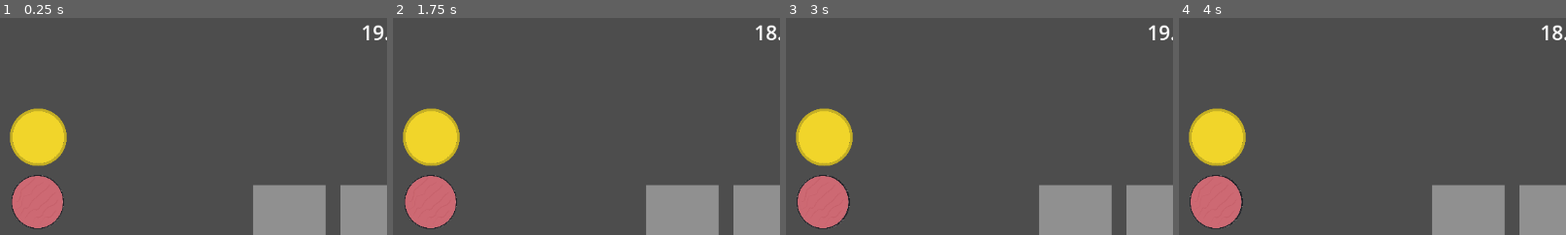
Above: before the commit, frames 1-4 (left to right).
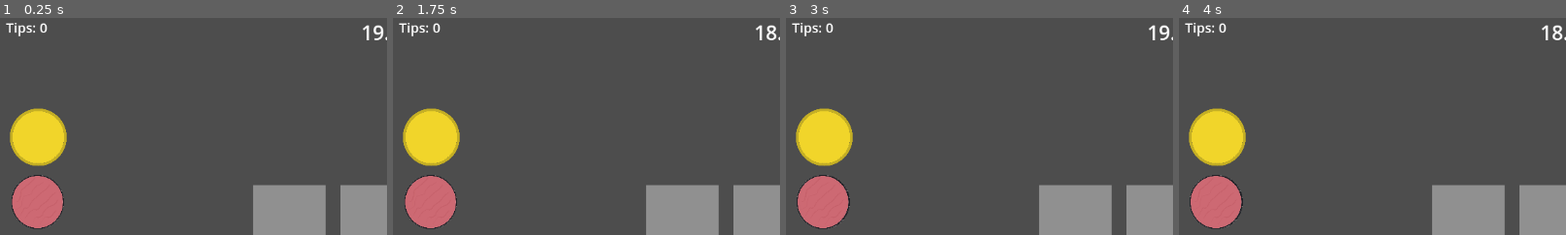
Above: after the commit, the same moments.

Repository: Logan-Flash/Chefs-Up
Game: Godot game, scene res://game_scene.tscn
The game is run twice, just before and just after one commit, with the same random seed, the same clock (stepped at 60 frames per second) and the same inputs.
Inputs (mouse positions are % of the whole screen's width and height, from its top left):
- Up to frame 1 (0.25 s): no input
- Up to frame 2 (1.75 s): click "EndRound" at 0.5 s; click "Complete" at 1.25 s
- Up to frame 3 (3 s): click (5, 42) at 2.02 s; click "EndRound" at 2.75 s
- Up to frame 4 (4 s): click "Complete" at 3.5 s
The pictures show only the part of the screen within x 0-50%, y 0-50%; the shares and areas given below are measured in that part.

The runs differ from the first frame. In frame 1, 0.2% of the frame differs, in the area x 1-13%, y 2-9%; in frame 2, 0.2%; in frame 3, 0.2%; in frame 4, 0.2%.

Commit message:
TipCounter
- Tip counter is a label in the top left corner of the scene
- Tip counter increases whenever an order is completed

Diff:
--- a/game_scene.tscn
+++ b/game_scene.tscn
@@ -9,6 +9,7 @@
 [ext_resource type="PackedScene" uid="uid://bqhx28iksc84a" path="res://bun.tscn" id="6_gnxu2"]
 [ext_resource type="PackedScene" uid="uid://ddg84tm1j7g6f" path="res://lettuce.tscn" id="7_y6uxr"]
 [ext_resource type="PackedScene" uid="uid://b3t4oqra8w381" path="res://cheese.tscn" id="8_kpx8k"]
+[ext_resource type="Script" path="res://tip_counter.gd" id="10_bua4g"]
 
 [sub_resource type="CanvasTexture" id="CanvasTexture_o0hcr"]
 
@@ -33,6 +34,9 @@
 font = SubResource("SystemFont_8dcbd")
 font_size = 14
 font_color = Color(0, 0, 0, 1)
+
+[sub_resource type="LabelSettings" id="LabelSettings_u08ta"]
+font_size = 20
 
 [node name="GameScene" type="Node"]
 script = ExtResource("1_4blbw")
@@ -240,12 +244,22 @@
 [node name="Cheese" parent="." instance=ExtResource("8_kpx8k")]
 position = Vector2(55, 467)
 
+[node name="TipCounter" type="Label" parent="."]
+offset_left = 9.0
+offset_right = 268.0
+offset_bottom = 43.0
+label_settings = SubResource("LabelSettings_u08ta")
+script = ExtResource("10_bua4g")
+
+[connection signal="complete_order" from="OrderTray1" to="TipCounter" method="_on_order_tray_1_complete_order"]
 [connection signal="area_entered" from="OrderTray1/Area2D" to="OrderTray1" method="_on_area_2d_area_entered"]
 [connection signal="area_exited" from="OrderTray1/Area2D" to="OrderTray1" method="_on_area_2d_area_exited"]
 [connection signal="button_up" from="OrderTray1/Button" to="OrderTray1" method="_on_button_button_up"]
+[connection signal="complete_order" from="OrderTray2" to="TipCounter" method="_on_order_tray_2_complete_order"]
 [connection signal="area_entered" from="OrderTray2/Area2D" to="OrderTray2" method="_on_area_2d_area_entered"]
 [connection signal="area_exited" from="OrderTray2/Area2D" to="OrderTray2" method="_on_area_2d_area_exited"]
 [connection signal="button_up" from="OrderTray2/Button" to="OrderTray2" method="_on_button_button_up"]
+[connection signal="complete_order" from="OrderTray3" to="TipCounter" method="_on_order_tray_3_complete_order"]
 [connection signal="area_entered" from="OrderTray3/Area2D" to="OrderTray3" method="_on_area_2d_area_entered"]
 [connection signal="area_exited" from="OrderTray3/Area2D" to="OrderTray3" method="_on_area_2d_area_exited"]
 [connection signal="button_up" from="OrderTray3/Button" to="OrderTray3" method="_on_button_button_up"]
--- a/main.gd
+++ b/main.gd
@@ -1,5 +1,6 @@
 extends Node
 
+signal order_completed
 
 # Called when the node enters the scene tree for the first time.
 func _ready() -> void:
@@ -13,3 +14,6 @@
 # Called every frame. 'delta' is the elapsed time since the previous frame.
 func _process(delta: float) -> void:
 	pass
+
+func _order_completed():
+	emit_signal("order_completed")
--- /dev/null
+++ b/tip_counter.gd
@@ -0,0 +1,23 @@
+extends Label
+
+var tips = 0
+
+# Called when the node enters the scene tree for the first time.
+func _ready() -> void:
+	_update_label_text()
+
+func _recieve_tip():
+	tips += 1
+	_update_label_text()
+
+func _update_label_text():
+	text = "Tips: " + str(tips)
+
+func _on_order_tray_1_complete_order() -> void:
+	_recieve_tip()
+
+func _on_order_tray_2_complete_order() -> void:
+	_recieve_tip()
+
+func _on_order_tray_3_complete_order() -> void:
+	_recieve_tip()
Not shown: 1 places in game_scene.tscn that only renumber resources
